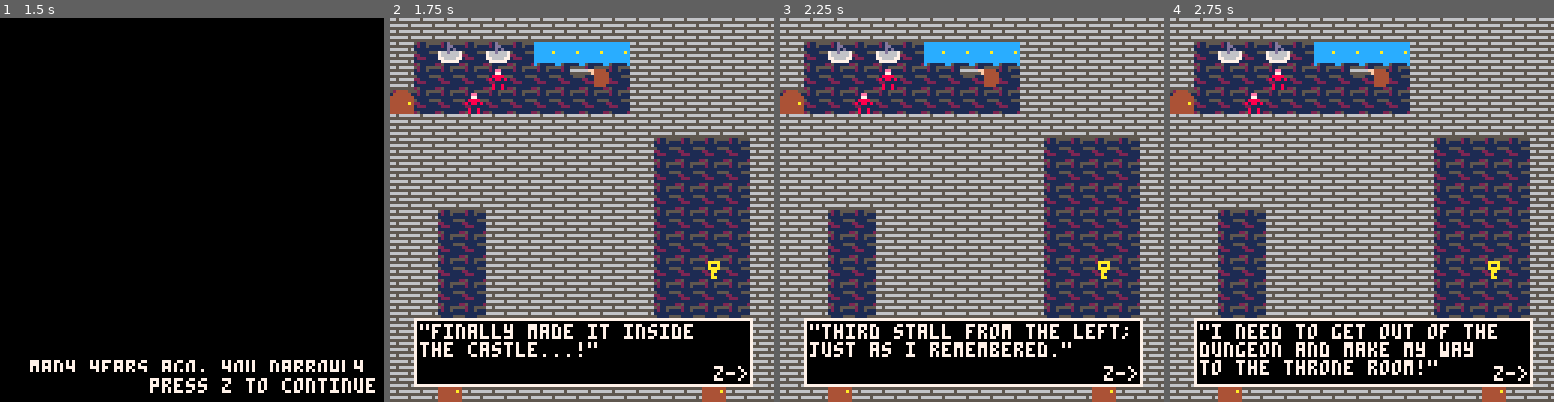
Above: before the commit, frames 1-4 (left to right).
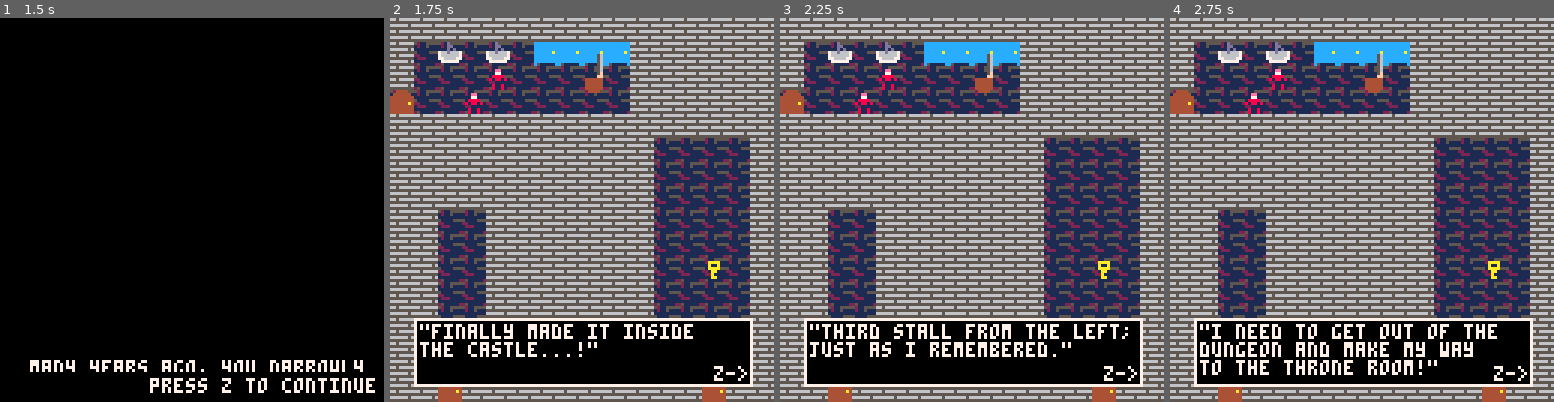
Above: after the commit, the same moments.

Repository: hhratcliffe/CarnieCastle
Game: PICO-8 cartridge carniecastle.p8
Two runs of this game, one before a commit and one after it. Both use one fixed random seed, a clock stepped at 60 frames per second and the inputs below.
Inputs:
- Up to frame 1 (1.5 s): tap X (X key) at 0.33, 1.07 s; tap O (Z key) at 0.7 s
- Up to frame 2 (1.75 s): hold Right from 1.6 s (still down); tap O (Z key) at 1.7 s
- Up to frame 3 (2.25 s): tap X (X key) at 1.85 s; release Right at 2.1 s; tap O (Z key) at 2.1 s; hold Up from 2.15 s (still down)
- Up to frame 4 (2.75 s): release Up at 2.42 s; hold Right from 2.47 s (still down); tap O (Z key) at 2.5 s

Frame 1 is identical in both runs. In frame 2, 0.4% of the frame differs, in the area x 46-58%, y 9-20%; in frame 3, 0.4%; in frame 4, 0.4%.

Commit message:
Finished Floor 1
Finished all major rooms for floor 1. Seceret room and arrow not yet included.

Diff:
--- a/carniecastle.p8
+++ b/carniecastle.p8
@@ -41,7 +41,7 @@
 initialroom=1
 initialx=9
 initialy=3
-initialdirection=0.25
+initialdirection=0
 --Directions:
 --left:0.25
 --Rigth:0.75
@@ -155,14 +155,14 @@
 	 	"210,210,210,210,210,210,210,210,nil,210,210,210,210,210,210,210",
 	 	"210,210,210,210,210,210,210,210,nil,210,210,210,210,210,210,210",
 	 	"210,210,210,210,210,210,210,210,nil,210,210,210,210,210,210,210",
+		"210,210,210,210,210,210,210,210,nil,210,210,210,210,210,210,210",
+		"210,210,210,210,210,210,210,210,nil,210,210,210,210,210,210,210",
+	 	"210,210,210,210,210,210,210,210,nil,210,210,210,210,210,210,210",
 	 	"210,210,210,210,210,210,210,210,nil,nil,nil,nil,210,210,210,210",
 	 	"210,210,210,210,210,210,210,210,nil,210,210,nil,210,210,210,210",
 	 	"210,210,210,210,210,210,210,210,nil,210,210,nil,210,210,210,210",
-	 	"210,020,nil,nil,nil,nil,nil,nil,nil,210,nil,nil,210,210,210,210",
+	 	"210,nil,020,nil,nil,nil,nil,nil,nil,210,nil,nil,210,210,210,210",
 	 	"210,nil,nil,nil,nil,nil,nil,nil,nil,nil,nil,210,210,210,210,210",
-	 	"210,210,210,210,210,210,210,210,nil,210,210,210,210,210,210,210",
-	 	"210,210,210,210,210,210,210,210,nil,210,210,210,210,210,210,210",
-	 	"210,210,210,210,210,210,210,210,nil,210,210,210,210,210,210,210",
 	 	"210,210,210,210,210,210,210,210,nil,210,210,210,210,210,210,210",
 	 	"210,210,210,210,210,210,210,210,nil,210,210,210,210,210,210,210",
 	 	"210,210,210,210,210,210,210,210,nil,210,210,210,210,210,210,210",
@@ -170,21 +170,21 @@
 	  },
 	  {--room5
 	 	"210,210,711,210,210,210,210,210,210,210,210,210,210,711,210,210",
-	 	"210,nil,nil,nil,nil,010,nil,nil,nil,nil,nil,nil,nil,nil,nil,210",
-	 	"210,nil,nil,nil,nil,010,nil,nil,nil,nil,nil,nil,nil,nil,nil,210",
-	 	"210,nil,nil,nil,nil,010,nil,nil,nil,nil,nil,nil,nil,nil,nil,210",
-	 	"210,nil,nil,nil,210,210,210,210,210,210,210,210,210,210,nil,210",
-	 	"210,nil,nil,nil,nil,nil,nil,nil,nil,nil,nil,010,nil,022,nil,210",
-	 	"210,nil,nil,nil,210,210,210,210,210,210,210,210,210,210,nil,210",
-	 	"210,nil,nil,nil,210,210,210,210,210,210,210,210,210,210,nil,210",
-	 	"717,nil,nil,nil,nil,nil,nil,nil,nil,nil,nil,010,nil,022,nil,210",
-	 	"210,nil,nil,nil,210,210,210,210,210,210,210,210,210,210,nil,210",
-	 	"210,nil,nil,nil,210,210,210,210,210,210,210,210,210,210,nil,210",
-	 	"210,nil,nil,nil,nil,nil,nil,nil,nil,nil,nil,nil,nil,022,nil,210",
-	 	"210,nil,nil,nil,210,210,210,210,210,210,210,210,210,210,nil,210",
-	 	"210,210,210,210,210,210,210,210,210,210,210,210,210,210,210,210",
-	 	"210,210,210,210,210,210,210,210,210,210,210,210,210,210,210,210",
-	 	"210,210,210,210,210,210,210,210,210,210,210,210,210,210,210,210"
+	 	"210,nil,nil,nil,nil,nil,nil,nil,010,nil,nil,nil,nil,nil,nil,210",
+	 	"210,nil,nil,nil,nil,nil,nil,nil,010,nil,nil,nil,nil,nil,nil,210",
+	 	"210,nil,nil,nil,nil,nil,nil,nil,010,nil,nil,nil,nil,nil,nil,210",
+	 	"210,nil,nil,nil,nil,210,210,210,210,210,210,210,210,210,nil,210",
+	 	"210,nil,nil,nil,nil,210,210,210,210,210,210,210,210,210,nil,210",
+		"210,nil,nil,nil,nil,210,210,210,210,210,210,210,210,210,nil,210",
+	 	"210,nil,nil,nil,nil,nil,nil,nil,nil,nil,nil,nil,010,022,nil,210",
+	 	"210,nil,nil,nil,nil,210,210,210,210,210,210,210,210,210,nil,210",
+	 	"210,nil,nil,nil,nil,210,210,210,210,210,210,210,210,210,nil,210",
+	 	"210,nil,nil,nil,nil,nil,nil,nil,nil,nil,nil,nil,010,022,nil,210",
+	 	"210,nil,nil,nil,nil,210,210,210,210,210,210,210,210,210,nil,210",
+	 	"210,nil,nil,nil,nil,210,210,210,210,210,210,210,210,210,nil,210",
+	 	"210,nil,nil,nil,nil,nil,nil,nil,nil,nil,nil,nil,010,022,nil,210",
+	 	"210,nil,nil,nil,nil,210,210,210,210,210,210,210,210,210,210,210",
+	 	"210,210,210,718,210,210,210,210,210,210,210,210,210,210,210,210"
 		},
 		{--room6
 		"210,210,210,210,210,210,210,713,210,210,210,210,210,210,210,210",
@@ -213,7 +213,7 @@
 	 	"210,210,210,210,nil,nil,nil,nil,nil,210,210,210,210,210,210,210",
 	 	"210,210,210,210,021,nil,nil,nil,nil,210,210,210,210,210,210,210",
 	 	"210,210,210,210,nil,nil,nil,nil,nil,210,210,210,210,210,210,210",
-	 	"210,210,210,210,nil,nil,nil,nil,nil,nil,nil,nil,nil,nil,020,715",
+	 	"210,210,210,210,nil,nil,nil,nil,nil,nil,nil,nil,nil,nil,020,718",
 	 	"210,210,210,210,210,210,210,210,210,210,210,210,210,210,210,210",
 	 	"210,210,210,210,210,210,210,210,210,210,210,210,210,210,210,210",
 	 	"210,210,210,210,210,210,210,210,210,210,210,210,210,210,210,210",
@@ -223,15 +223,15 @@
 	 	"210,210,210,210,210,210,210,210,210,210,210,210,210,210,210,210"
 		},
 		{--room8
-		"210,210,210,210,210,210,210,210,210,210,210,210,210,210,210,210",
-		"210,210,210,210,210,210,210,210,210,210,210,210,210,210,210,210",
-		"210,210,210,210,210,210,210,210,210,210,210,210,210,210,210,210",
-		"210,210,210,210,210,210,210,210,210,210,210,210,210,210,210,210",
-		"210,210,210,210,210,210,210,210,210,210,210,210,210,210,210,210",
-		"210,210,210,210,210,210,210,210,210,210,210,210,210,210,210,210",
-		"210,210,210,210,210,210,210,210,210,210,210,210,210,210,210,210",
-		"210,210,210,210,210,210,210,210,210,210,210,210,210,210,210,210",
-		"210,210,210,210,210,210,210,210,210,210,210,210,210,210,210,210",
+		"210,210,210,715,210,210,210,210,210,210,210,210,210,210,210,210",
+		"210,210,210,nil,nil,nil,nil,nil,nil,nil,nil,022,nil,210,210,210",
+		"210,210,210,nil,nil,nil,nil,nil,nil,nil,nil,nil,nil,210,210,210",
+		"210,210,210,nil,nil,nil,nil,nil,nil,nil,nil,210,nil,210,210,210",
+		"210,210,210,nil,nil,nil,nil,nil,nil,nil,nil,nil,nil,210,210,210",
+		"210,210,210,nil,nil,nil,nil,nil,nil,nil,nil,nil,nil,210,210,210",
+		"210,210,210,nil,nil,nil,nil,nil,nil,nil,nil,210,nil,210,210,210",
+		"210,210,210,nil,nil,nil,nil,nil,nil,nil,nil,nil,nil,210,210,210",
+		"717,nil,nil,nil,nil,nil,nil,nil,nil,nil,010,022,nil,210,210,210",
 		"210,210,210,210,210,210,210,210,210,210,210,210,210,210,210,210",
 		"210,210,210,210,210,210,210,210,210,210,210,210,210,210,210,210",
 		"210,210,210,210,210,210,210,210,210,210,210,210,210,210,210,210",
@@ -1385,7 +1385,9 @@
 
 				--door things
 			elseif gb[i][j]!=-1 and gb[i][j] > 700 and gb[i][j] < 800 then
-					spr(11, i*8-8, j*8-8)
+					if flr((gb[i][j]-700)/10)==1 then
+						spr(11, i*8-8, j*8-8)
+					end
 
 				--stairway
 				elseif gb[i][j] == 202 then
